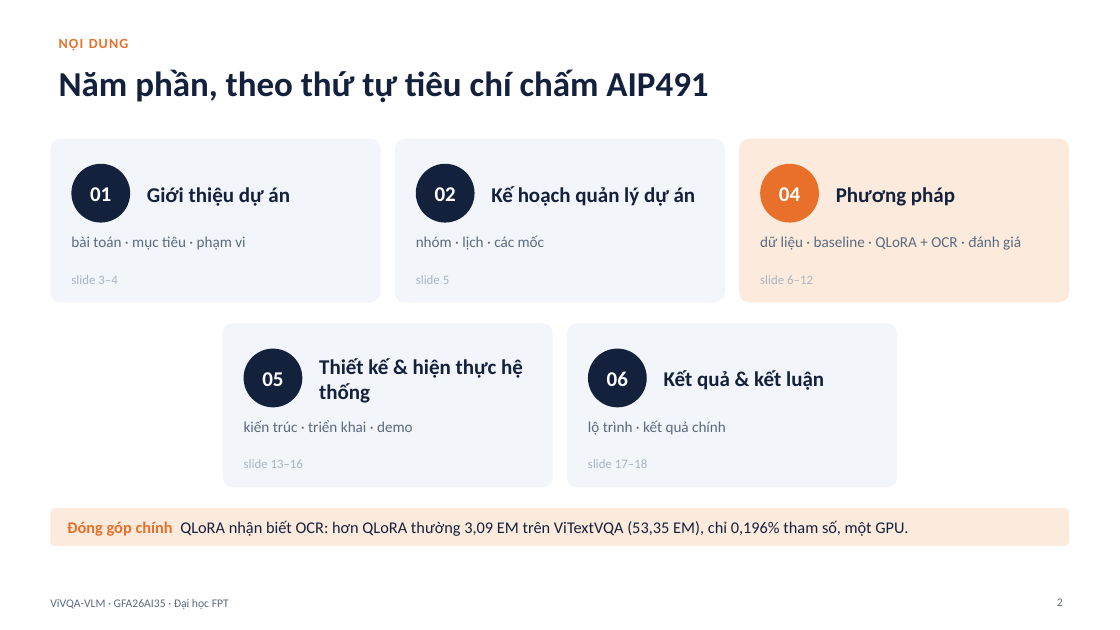
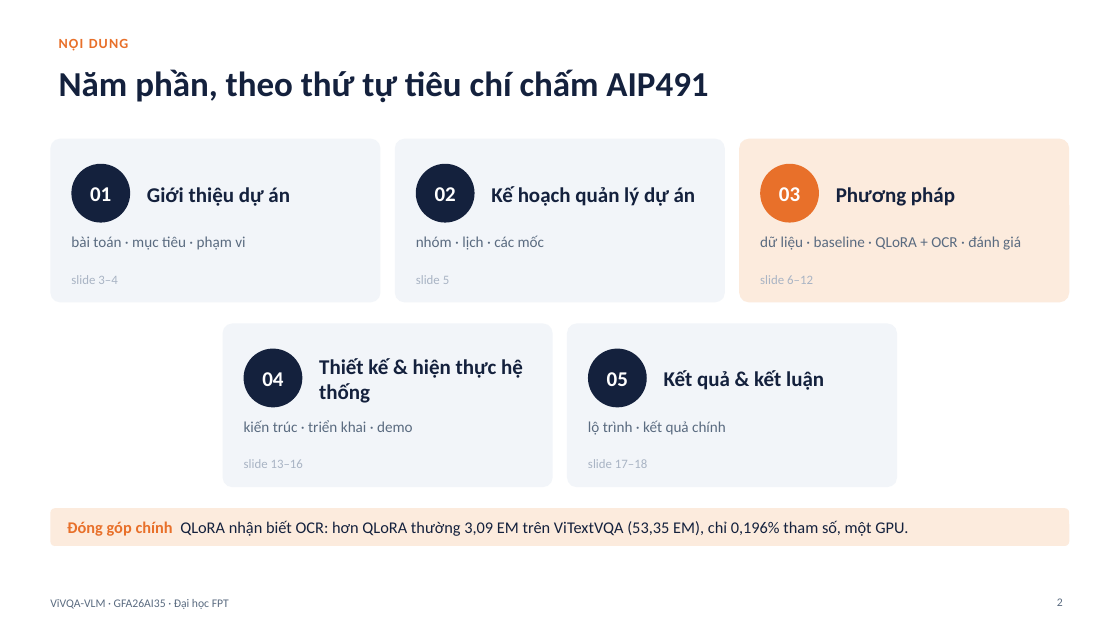
Before and after one commit to PLHGNAOH/ViVQA-VLM, a slide deck: slide 2 of docs/04_slides/KLTN_TV_Short.pptx. Drawn at 1120x630 pixels with LibreOffice and Linux fonts; fonts in the diff are those of the drawing; background and template pictures are left out. Boxes give left, top, right and bottom in pixels: in the first picture for what was removed or moved away, otherwise in the second. Text is boxed around its words. In the diff, an @@ line names an element or a change of style, - is before the commit and + after.

```diff
--- a/docs/04_slides/KLTN_TV_Short.pptx
+++ b/docs/04_slides/KLTN_TV_Short.pptx
@@ text at [779, 187, 800, 201]: text changed @@
-04
+03
@@ text at [262, 372, 283, 386]: text changed @@
-05
+04
@@ text at [607, 372, 628, 386]: text changed @@
-06
+05
```
Also in this commit, not shown: 13 other slides changed, 1 slide added, 1 slide removed, 1 other file.
